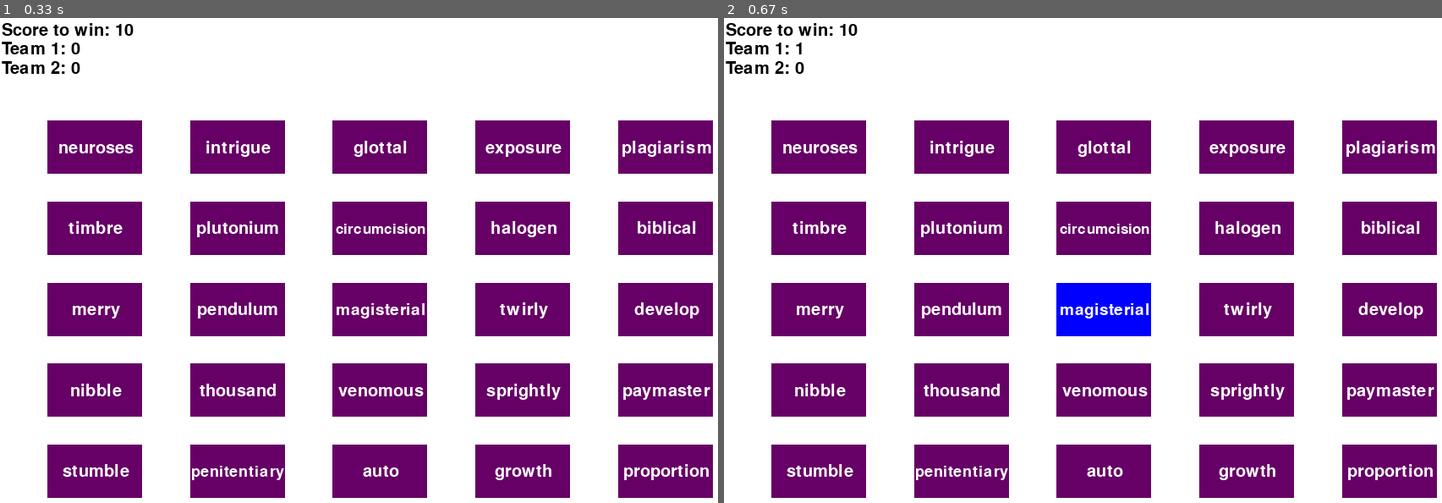
Above: before the commit, frames 1-2 (left to right).
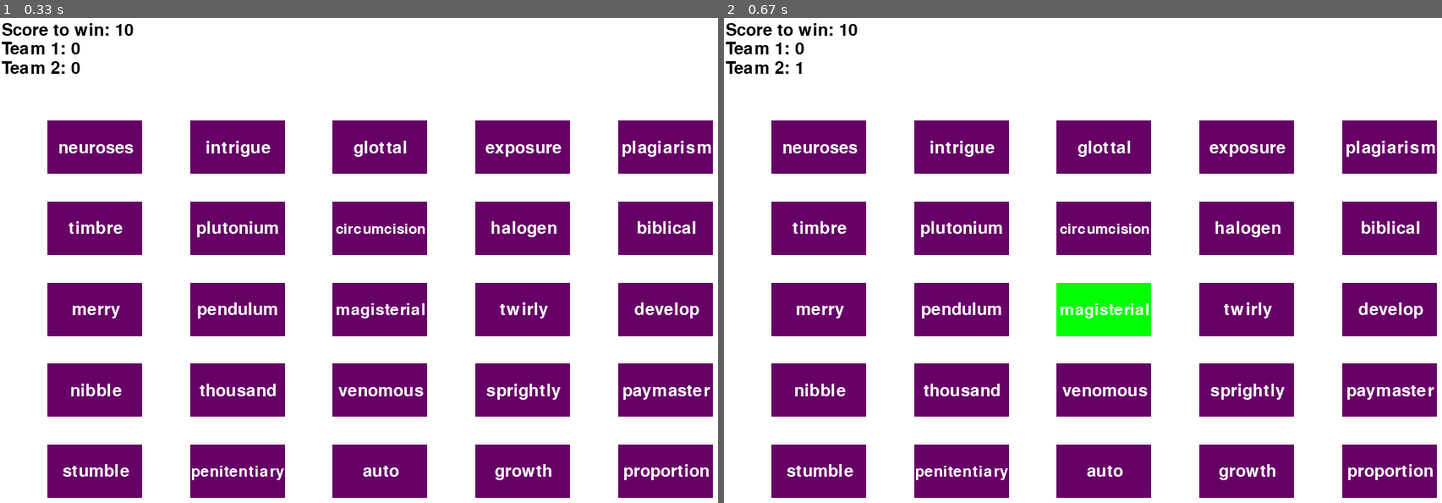
Above: after the commit, the same moments.

Repository: nitishlobo/aristotles_game
Game: pygame game, started from main.py
Two runs of this game, one before a commit and one after it. Both use one fixed random seed, a clock stepped at 60 frames per second and the inputs below.
Inputs (mouse positions are in pixels of both pictures, inside the frame that each line leads up to):
- Up to frame 1 (0.33 s): no input
- Up to frame 2 (0.67 s): click (1075, 294) at 0.38 s

Frame 1 is identical in both runs. In frame 2, 1.4% of the frame differs, in the area x 9-60%, y 5-66%.

Commit message:
Change get_indexes function so that it is a generic piece of code. Increase re-usability of code and decouple it with the game.

Diff:
--- a/main.py
+++ b/main.py
@@ -69,26 +69,6 @@
         self.display_word()
         return
 
-def get_indexes(amount, game_size, exclude=[None]):
-    '''Return a list of random indexes indicating the position of words.
-    For example, if amount of neutral words needed is 4 for a game size of 30,
-    then pass a list of indexes that have already been assigned for death words
-    so that these can be excluded.
-
-    Keyword arguments:
-    amount -- number of indexes required.
-    game_size -- total number of words in the game.
-    exclude -- list of forbidden indexes.
-    '''
-    seed(None)
-    indexes = []
-    for i in range(amount):
-        new_index = randint(0, game_size-1)
-        while (new_index in indexes) or (new_index in exclude):
-            new_index = randint(0, game_size-1)
-        indexes.append(new_index)
-    return indexes
-
 def update_score(display, font_size, win_score, score_t1, score_t2):
     '''Display score needed to win and also each teams score.
 
@@ -247,14 +227,14 @@
 
     #Assign 2 words to death 'team' if game has more than 25 words.
     if rows*cols > 25:
-        deaths = get_indexes(2, rows*cols)
+        deaths = pw.get_unique_random_numbers(2, 0, rows*cols-1)
     else:
-        deaths = get_indexes(1, rows*cols)
+        deaths = pw.get_unique_random_numbers(1, 0, rows*cols-1)
 
     #Assign 40% of total words to each team
     score_to_win = int((2*rows*cols)/5)
-    team_1 = get_indexes(score_to_win, rows*cols, deaths)
-    team_2 = get_indexes(score_to_win, rows*cols, deaths + team_1)
+    team_1 = pw.get_unique_random_numbers(score_to_win, 0, rows*cols-1, deaths)
+    team_2 = pw.get_unique_random_numbers(score_to_win, 0, rows*cols-1, deaths + team_1)
 
     #Finish team assignments
     for i in deaths:
--- a/universal_python_libraries/python_wrapper.py
+++ b/universal_python_libraries/python_wrapper.py
@@ -1,11 +1,34 @@
 '''Universal python wrappers.
 
     Imports:
-    --
+    random
 
     Key functions:
-    file_len -- Return (as an int) the number of lines a specified file has.
+    get_unique_random_numbers -- Return a list of random integers between a specified range.
+                                 Also exclude a set of specified numbers from the returned list.
+    file_len                  -- Return (as an int) the number of lines a specified file has.
 '''
+from random import seed, randint
+
+def get_unique_random_numbers(amount, start, end, exclude=[None]):
+    '''Return a list of random integer numbers between a start number and an end number (both inclusive)
+    that are a unique set (ie. no duplicates in the list). Also exclude specified numbers from this set.
+
+    Keyword arguments:
+    amount -- amount of numbers required. Eg. setting this to 4 will return a list of 4 numbers.
+    start -- smallest integer number allowed to be in the returned list.
+    end -- largest integer number allowed to be in the returned list.
+    exclude -- list of numbers that should not appear in the returned list (default [None]).
+    '''
+    #Use system clock to generate random numbers
+    seed(None)
+    numbers = []
+    for i in range(amount):
+        n = randint(start, end)
+        while (n in numbers) or (n in exclude):
+            n = randint(start, end)
+        numbers.append(n)
+    return numbers
 
 def file_len(fname):
     '''Return an int indicating the number of lines a specified file has.
